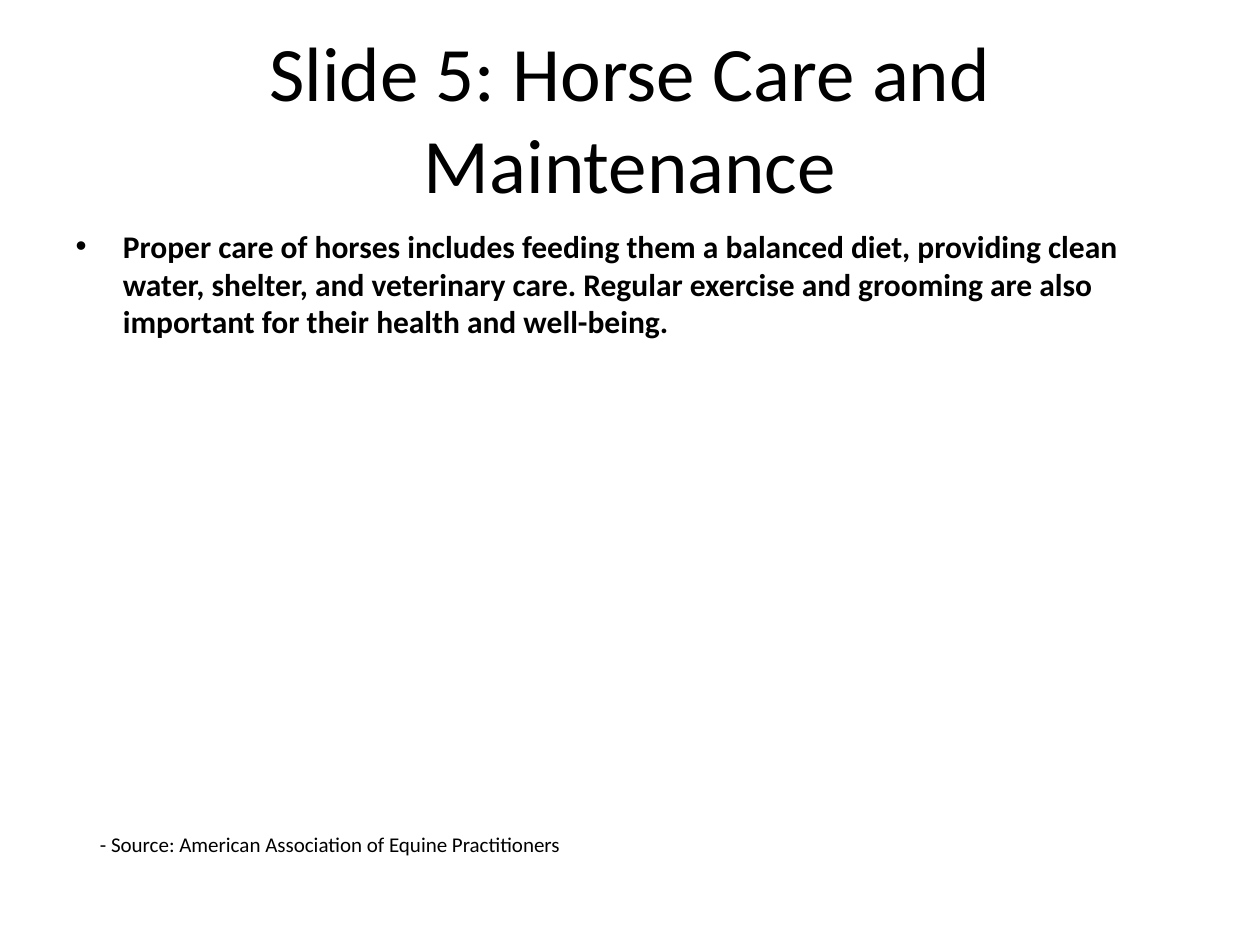
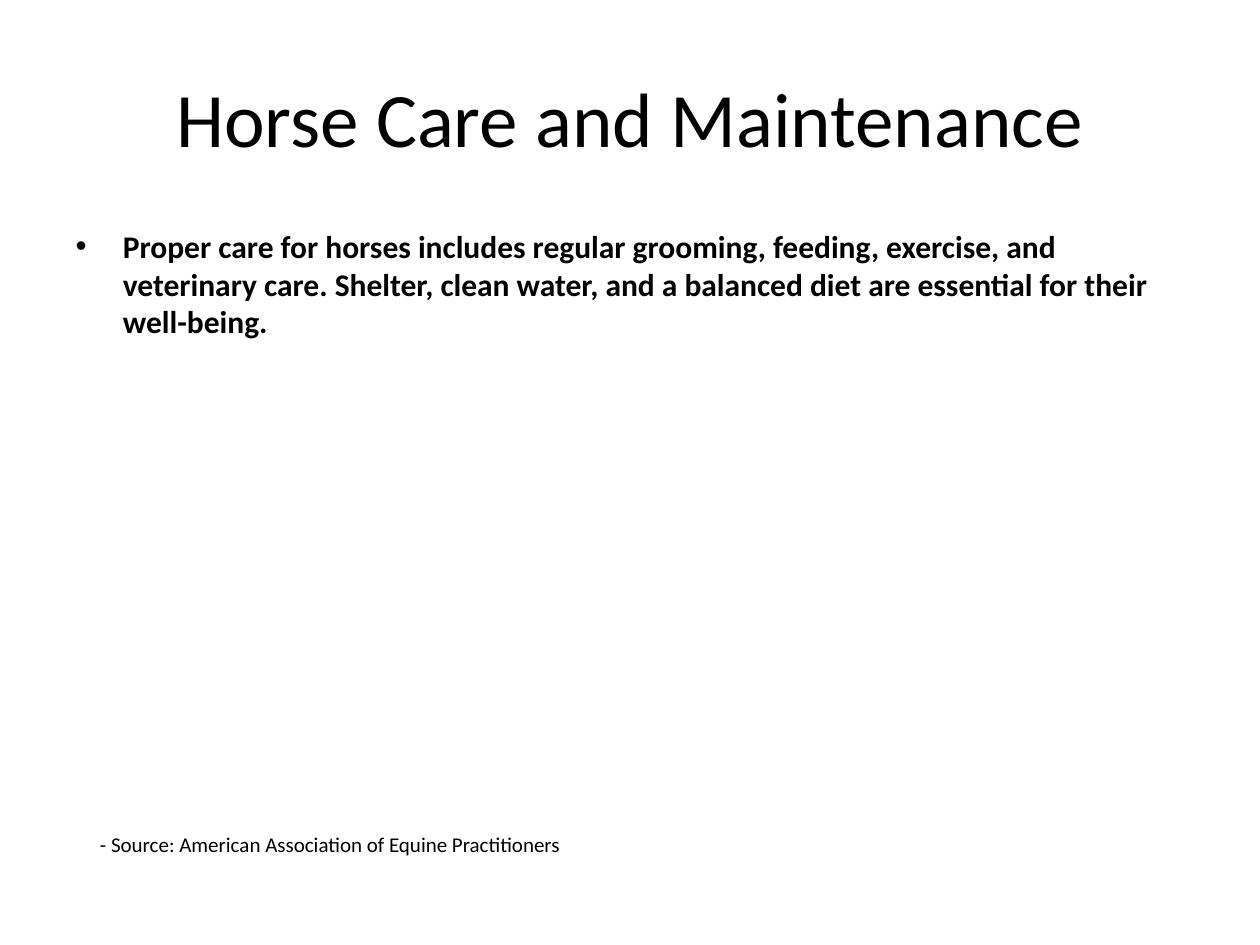
Before and after one commit to infrasvc-magang/test, a slide deck: slide 6 of backend/project/PPTX/Horse_presentation.pptx. Drawn at 1260x945 pixels with LibreOffice and Linux fonts; fonts in the diff are those of the drawing. Boxes give left, top, right and bottom in pixels: in the first picture for what was removed or moved away, otherwise in the second. Text is boxed around its words. In the diff, an @@ line names an element or a change of style, - is before the commit and + after.

```diff
--- a/backend/project/PPTX/Horse_presentation.pptx
+++ b/backend/project/PPTX/Horse_presentation.pptx
@@ title at [176, 93, 1083, 148]: text changed @@
-Slide 5: Horse Care and Maintenance
+Horse Care and Maintenance
@@ text at [123, 236, 1146, 339]: text changed @@
-• Proper care of horses includes feeding them a balanced diet, providing clean water, shelter, and veterinary care. Regular exercise and grooming are also important for their health and well-being.
+• Proper care for horses includes regular grooming, feeding, exercise, and veterinary care. Shelter, clean water, and a balanced diet are essential for their well-being.
```
Also in this commit, not shown: 9 other slides changed, 7 other files.
